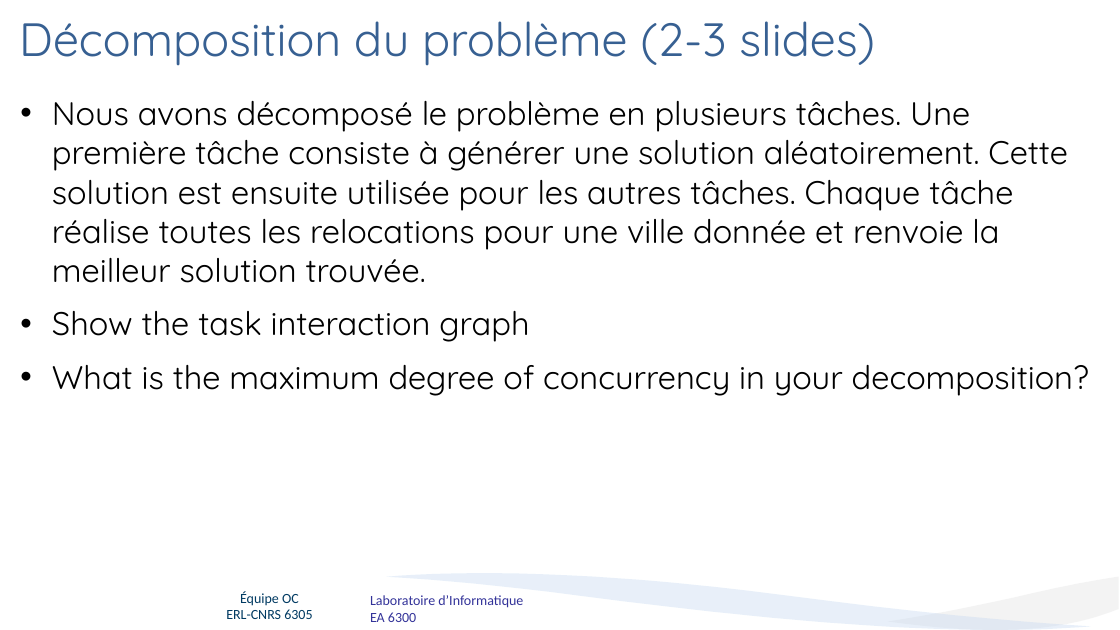
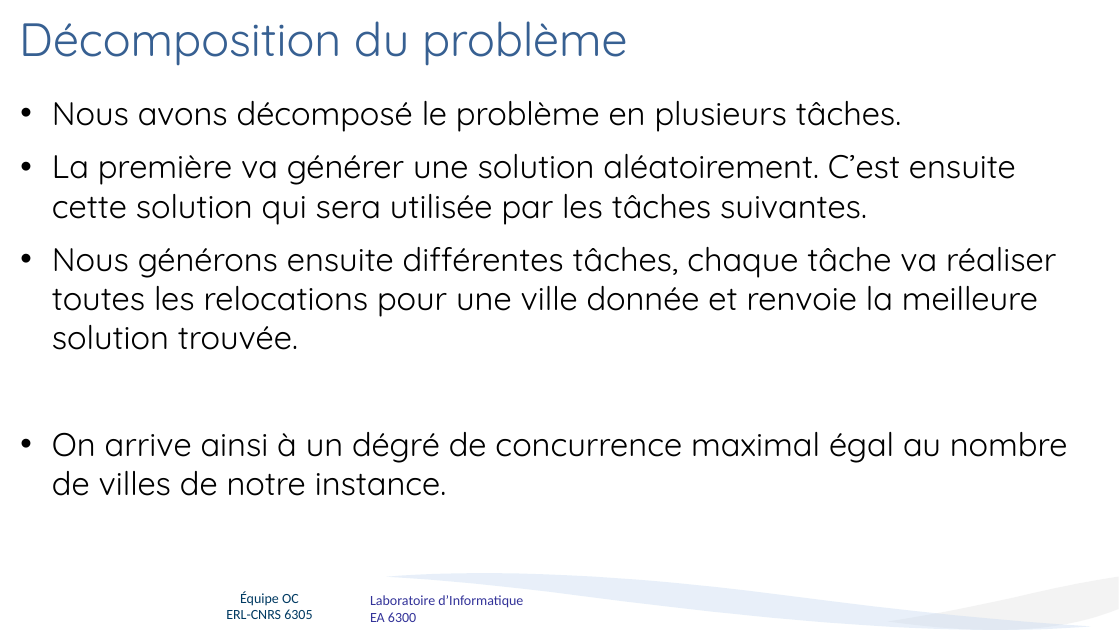
Before and after one commit to T0mat1/ASR_TSP, a slide deck: slide 3 of presentation.pptx. Drawn at 1120x630 pixels with LibreOffice and Linux fonts; fonts in the diff are those of the drawing; background and template pictures are left out. Boxes give left, top, right and bottom in pixels: in the first picture for what was removed or moved away, otherwise in the second. Text is boxed around its words. In the diff, an @@ line names an element or a change of style, - is before the commit and + after.

```diff
--- a/presentation.pptx
+++ b/presentation.pptx
@@ title at box(19, 21, 627, 66): text changed @@
-Décomposition du problème (2-3 slides)
+Décomposition du problème
@@ text at box(52, 101, 1068, 496): text changed @@
-• Nous avons décomposé le problème en plusieurs tâches. Une première tâche consiste à générer une solution aléatoirement. Cette solution est ensuite utilisée pour les autres tâches. Chaque tâche réalise toutes les relocations pour une ville donnée et renvoie la meilleur solution trouvée.
-• Show the task interaction graph
-• What is the maximum degree of concurrency in your decomposition?
+• Nous avons décomposé le problème en plusieurs tâches.
+• La première va générer une solution aléatoirement. C’est ensuite cette solution qui sera utilisée par les tâches suivantes.
+• Nous générons ensuite différentes tâches, chaque tâche va réaliser toutes les relocations pour une ville donnée et renvoie la meilleure solution trouvée.
+• On arrive ainsi à un dégré de concurrence maximal égal au nombre de villes de notre instance.
```
Also in this commit, not shown: 3 other slides changed, 1 slide added.
